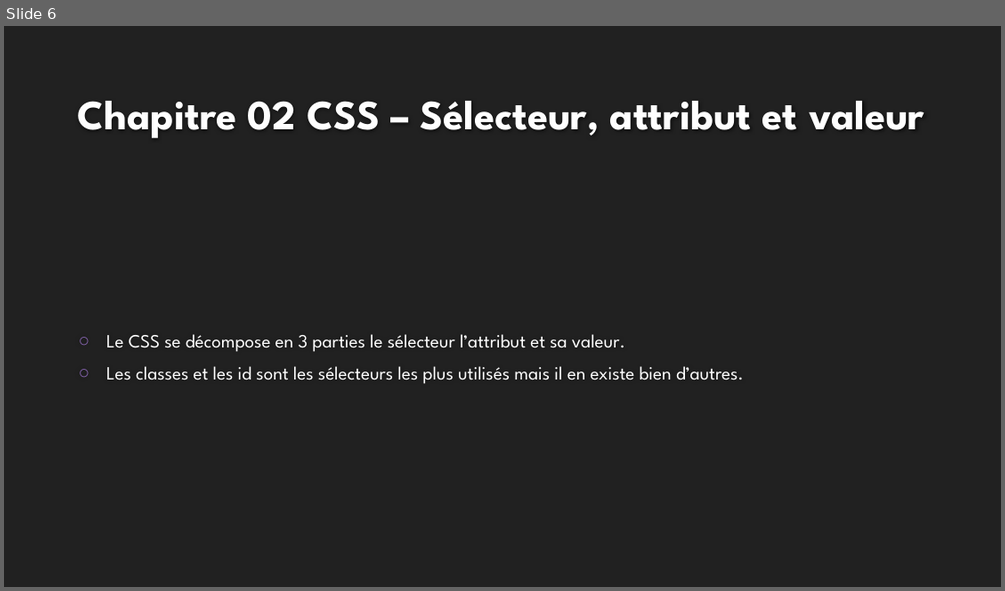
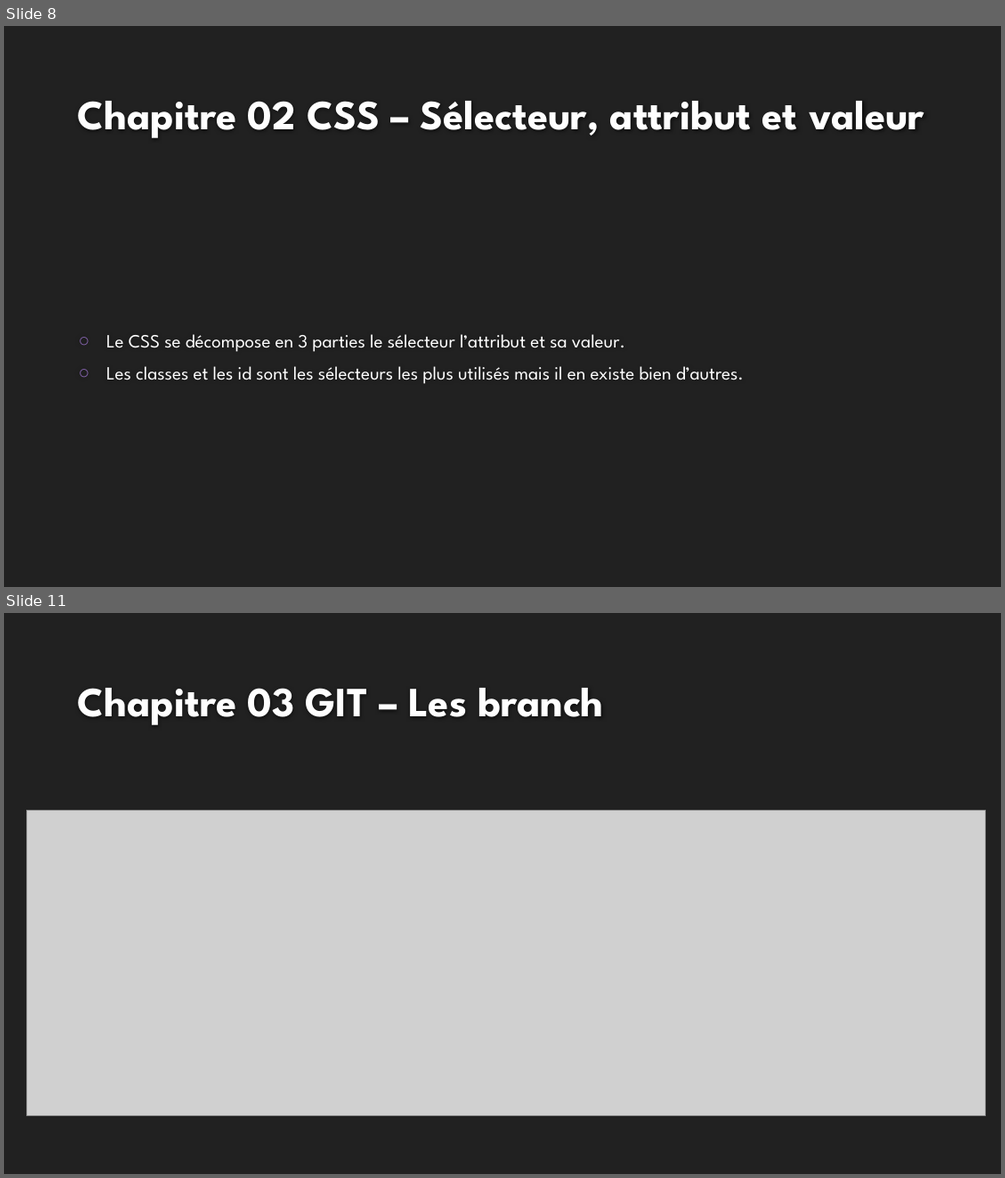
Before and after one commit to mehdiAberkane/Exo-html-css, a slide deck: Formation HTML.pptx. Shown one above the other, each under a label of ours: slide 6 before the commit, slides 8 and 11 after it; the slides between them are not shown. The pictures are 1005x591 and 1005x1178 pixels, drawn with LibreOffice and Linux fonts; fonts in the diff are those of the drawing; grey boxes stand for pictures; background and template pictures are left out. Boxes give left, top, right and bottom in pixels: in the first picture for what was removed or moved away, otherwise in the second. Text is boxed around its words. In the diff, an @@ line names an element or a change of style, - is before the commit and + after.

```diff
--- a/Formation HTML.pptx
+++ b/Formation HTML.pptx
@@ slide 11 added at bbox=[4, 613, 1001, 1174], background #212121 @@
@@ title added at bbox=[78, 688, 603, 725], 40 pt, text #FEFEFE, bold @@
+Chapitre 03 GIT – Les branch
@@ picture added at bbox=[27, 811, 986, 1116] @@
@@ what was slide 6 is now slide 8 @@
```
Also in this commit, not shown: 1 slide changed, 4 other slides added.
